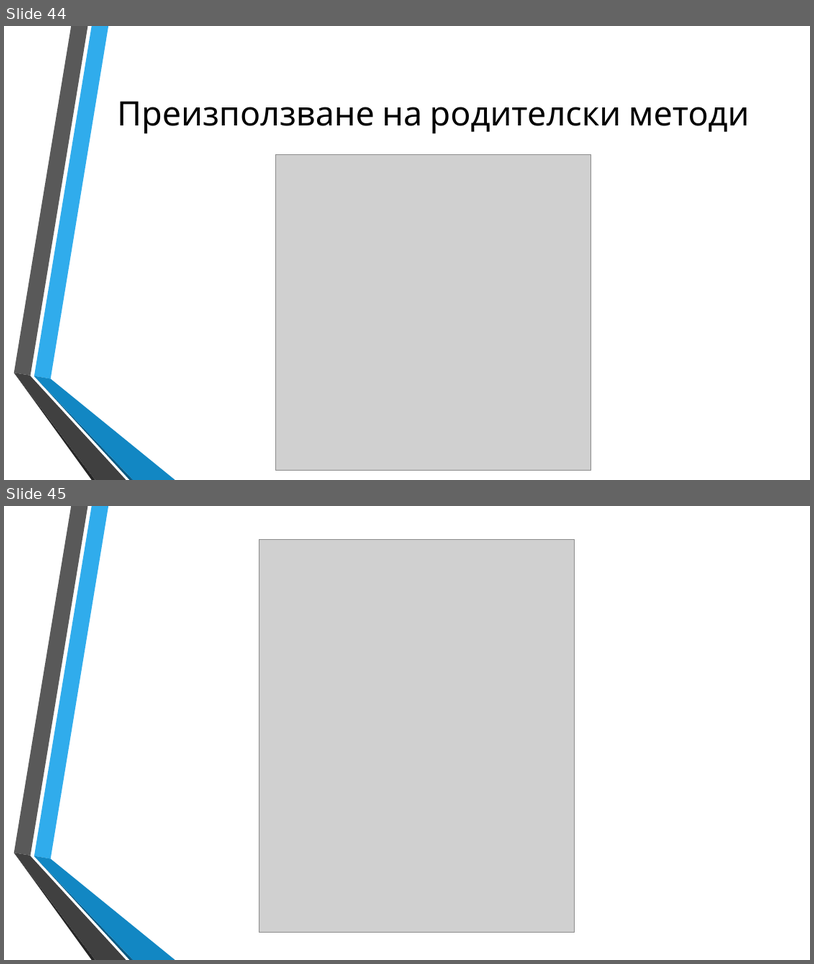
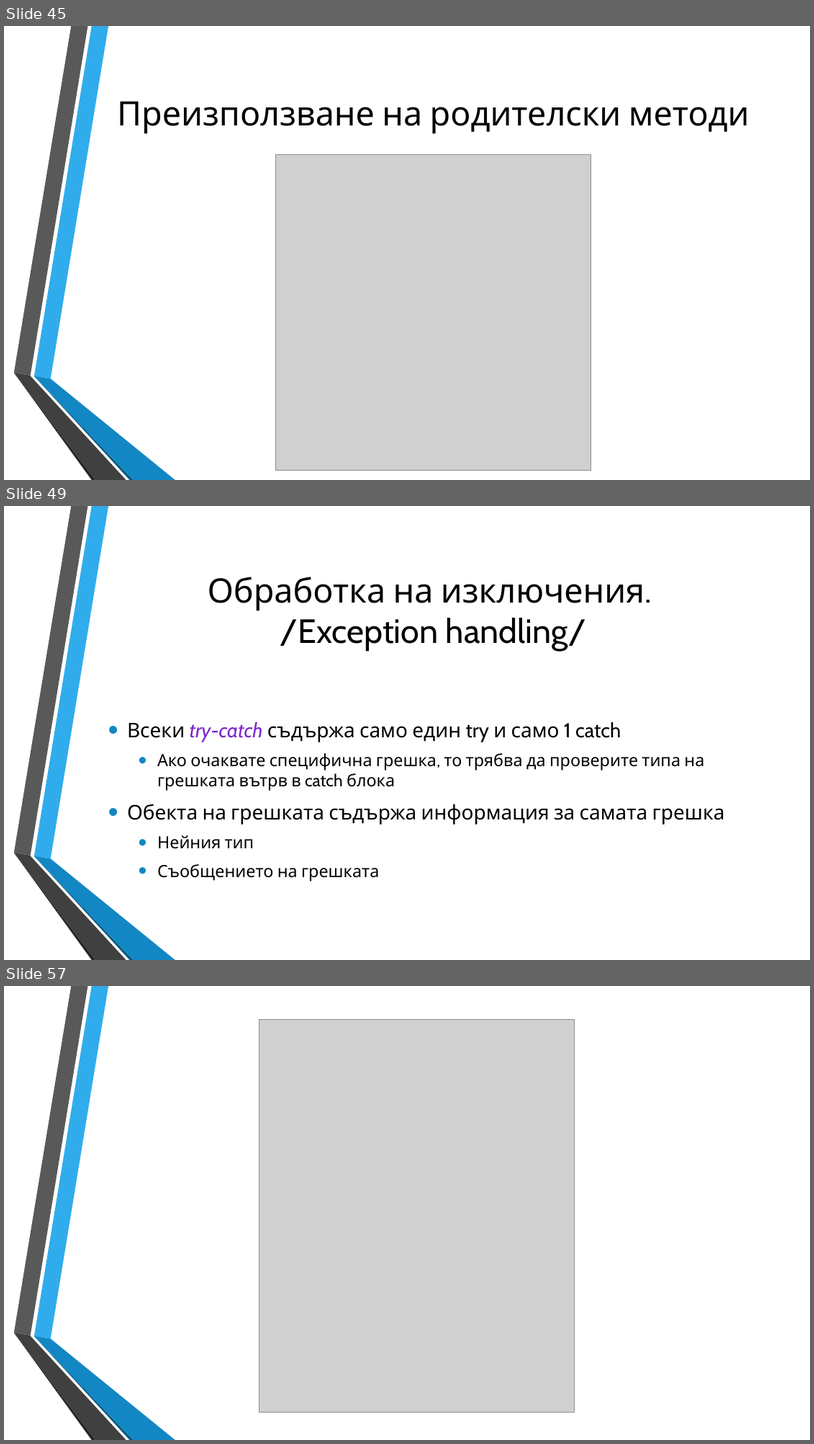
Before and after one commit to dnmitev/IT-Academy, a slide deck: JS Fundamentals/8.OOP/JS-OOP.pptx. Shown one above the other, each under a label of ours: slides 44 and 45 before the commit, slides 45, 49 and 57 after it; the slides between them are not shown. The pictures are 814x964 and 814x1444 pixels, drawn with LibreOffice and Linux fonts; fonts in the diff are those of the drawing; grey boxes stand for pictures; background and template pictures are left out. Boxes give left, top, right and bottom in pixels: in the first picture for what was removed or moved away, otherwise in the second. Text is boxed around its words. In the diff, an @@ line names an element or a change of style, - is before the commit and + after.

```diff
--- a/JS Fundamentals/8.OOP/JS-OOP.pptx
+++ b/JS Fundamentals/8.OOP/JS-OOP.pptx
@@ slide 49 added at <box>4,506,810,960</box>, background picture (left out); not listed: 6 template elements that a slide beside it also shows @@
@@ title added at <box>208,577,645,651</box>, 40 pt, text #000000 @@
+Обработка на изключения.
+/Exception handling/
@@ text added at <box>127,722,725,881</box>, 20 pt, text #000000 @@
+• Всеки try-catch съдържа само един try и само 1 catch
+  • Ако очаквате специфична грешка, то трябва да проверите типа на грешката вътрв в catch блока
+• Обекта на грешката съдържа информация за самата грешка
+  • Нейния тип
+  • Съобщението на грешката
@@ what was slide 44 is now slide 45 @@
@@ what was slide 45 is now slide 57 @@
```
Also in this commit, not shown: 5 slides changed, 11 other slides added, 6 other files.
